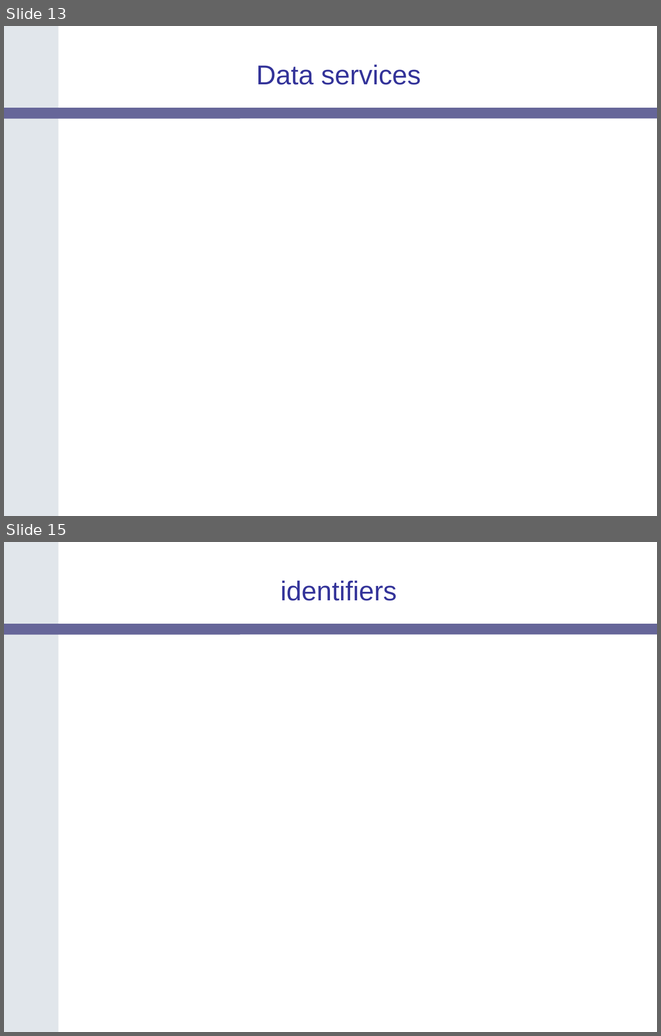
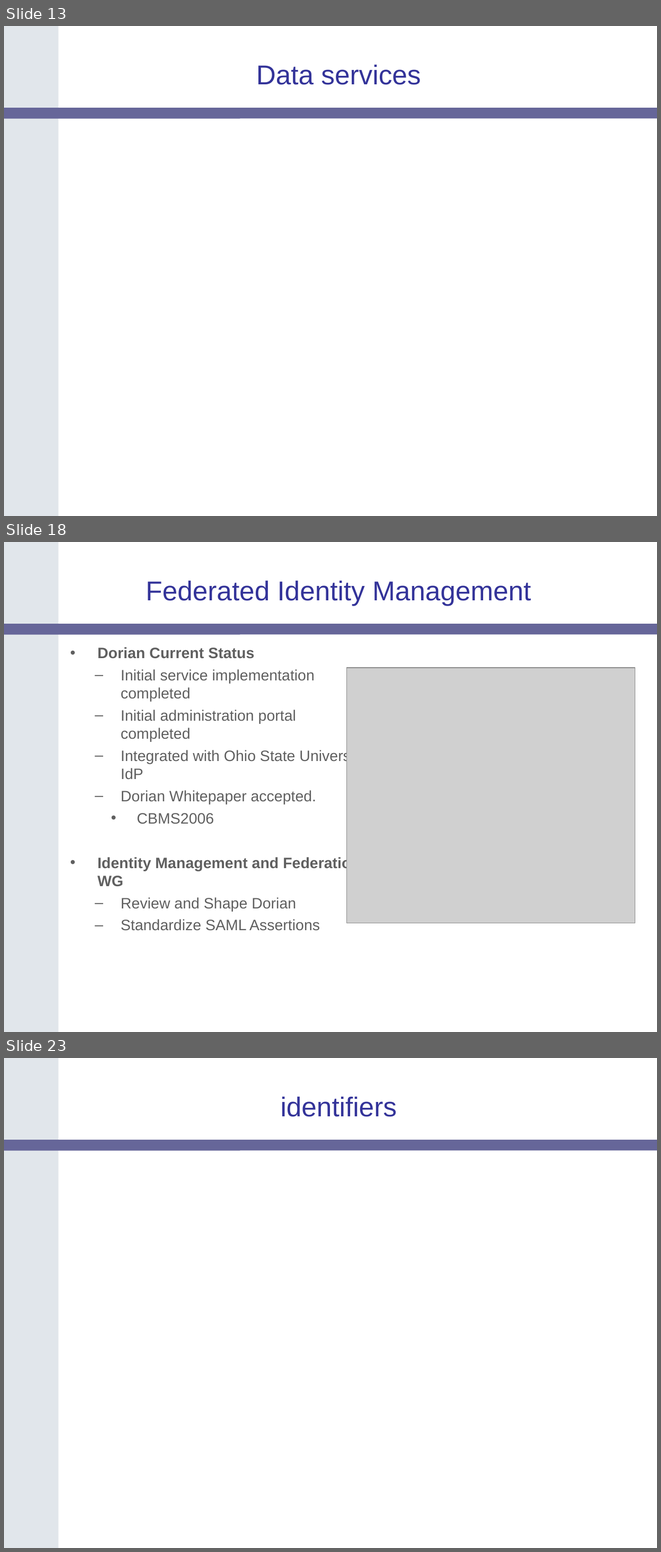
Before and after one commit to NCIP/cagrid-portal, a slide deck: cagrid-1-0/Documentation/presentations/200604_AnnualMeeting/caGrid-1.0-Architecture_caBIG-Annual-Meeting06.ppt. Shown one above the other, each under a label of ours: slides 13 and 15 before the commit, slides 13, 18 and 23 after it; the slides between them are not shown. The pictures are 661x1036 and 661x1552 pixels, drawn with LibreOffice and Linux fonts; fonts in the diff are those of the drawing; grey boxes stand for pictures; background and template pictures are left out. Boxes give left, top, right and bottom in pixels: in the first picture for what was removed or moved away, otherwise in the second. Text is boxed around its words. In the diff, an @@ line names an element or a change of style, - is before the commit and + after.

```diff
--- a/cagrid-1-0/Documentation/presentations/200604_AnnualMeeting/caGrid-1.0-Architecture_caBIG-Annual-Meeting06.ppt
+++ b/cagrid-1-0/Documentation/presentations/200604_AnnualMeeting/caGrid-1.0-Architecture_caBIG-Annual-Meeting06.ppt
@@ slide 18 added at bbox=[4, 542, 657, 1032], background #FFFFFF; not listed: 2 template elements that a slide beside it also shows @@
@@ title added at bbox=[146, 581, 531, 606], 30 pt, text #333399 @@
+Federated Identity Management
@@ text added at bbox=[97, 647, 365, 930], 16.6 pt, text #5F5F5F @@
+• Dorian Current Status
+  – Initial service implementation completed
+  – Initial administration portal completed
+  – Integrated with Ohio State University IdP
+  – Dorian Whitepaper accepted.
+    • CBMS2006
+• Identity Management and Federation WG
+  – Review and Shape Dorian
+  – Standardize SAML Assertions
@@ picture added at bbox=[347, 668, 635, 923] @@
@@ what was slide 15 is now slide 23 @@
```
Also in this commit, not shown: 8 other slides added, 1 slide removed.
